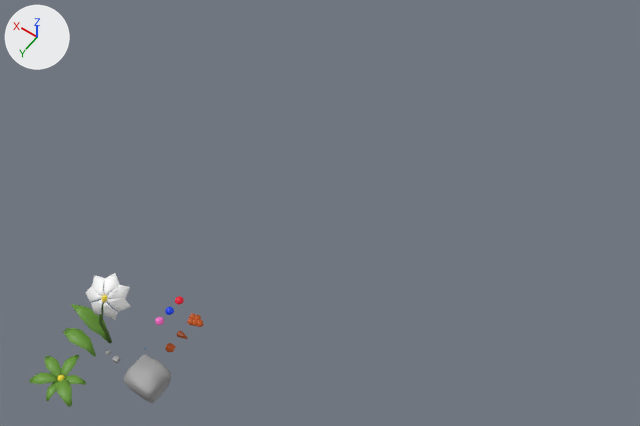
What one commit did to the Blender file art/environment.blend.
Both versions are drawn from a 50 mm lens placed at (-54.0, 42.0, 133.9), pointed at (2.7, -37.5, 9.1). Arrows for +X, +Y and +Z are at upper left; the lights stay in place.

The first picture shows 'flower.001', 'plant.001', 'simple_rock.003'.
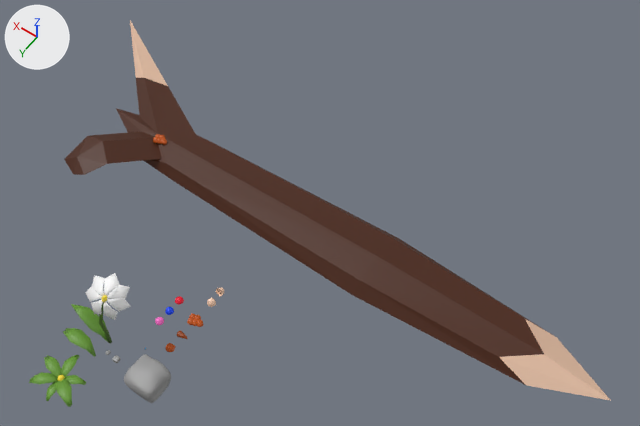
Location of each change, (x1, y1, x2, y2) in pixels of the pictures (640 x 426 px):
'branch.001', added (brown)
    after: (64, 21, 611, 401)
'sap.004', added
    after: (153, 134, 167, 144)
'egg_shell.001', added
    after: (207, 298, 216, 307)
'egg_shell.002', added
    after: (216, 288, 224, 296)

Edits to the bpy script that builds the scene:
```text
Add me_icosphere_013:
    me_icosphere_013.from_pydata(...)  # 36 vertices, 50 faces; spans x -0.272..0.272, y 0.005..0.565, z -0.212..0.29
    me_icosphere_013.materials.append(mat_palette256)  # picture img_palette256_png
Add me_icosphere_012:
    me_icosphere_012.from_pydata(...)  # 36 vertices, 50 faces; spans x -0.272..0.272, y -0.286..0.286, z 0.007..0.451
    me_icosphere_012.materials.append(mat_palette256)  # picture img_palette256_png
Add me_cube_003:
    me_cube_003.from_pydata(...)  # 55 vertices, 55 faces; spans x -27.9..26.5, y -35.3..22.0, z -6.9..4.9
    me_cube_003.materials.append(mat_palette256)  # picture img_palette256_png
Add ob_egg_shell_002:
    ob_egg_shell_002 = bpy.data.objects.new('egg_shell.002', me_icosphere_013)
    ob_egg_shell_002.location = (10.7, -18.0, 0.0)
    ob_egg_shell_002.rotation_euler = (1.571, 0.0, 0.0)  # degrees (90, 0, 0)
    ob_egg_shell_002.scale = (2.85, 2.85, 2.85)
    _m = ob_egg_shell_002.modifiers.new('Solidify', 'SOLIDIFY')
Add ob_egg_shell_001:
    ob_egg_shell_001 = bpy.data.objects.new('egg_shell.001', me_icosphere_012)
    ob_egg_shell_001.location = (10.7, -15.6, 0.0)
    ob_egg_shell_001.scale = (2.85, 2.85, 2.85)
Add ob_sap_004:
    ob_sap_004 = bpy.data.objects.new('sap.004', me_icosphere_005.copy())  # the mesh of ob_sap_003
    ob_sap_004.location = (42.3, -38.4, 3.0)
    ob_sap_004.scale = (2.31, 2.31, 2.31)
Add ob_branch_001:
    ob_branch_001 = bpy.data.objects.new('branch.001', me_cube_003)
    ob_branch_001.location = (11.8, -37.5, 1.1)
    ob_branch_001.scale = (2.38, 0.738, 1.0)
```
